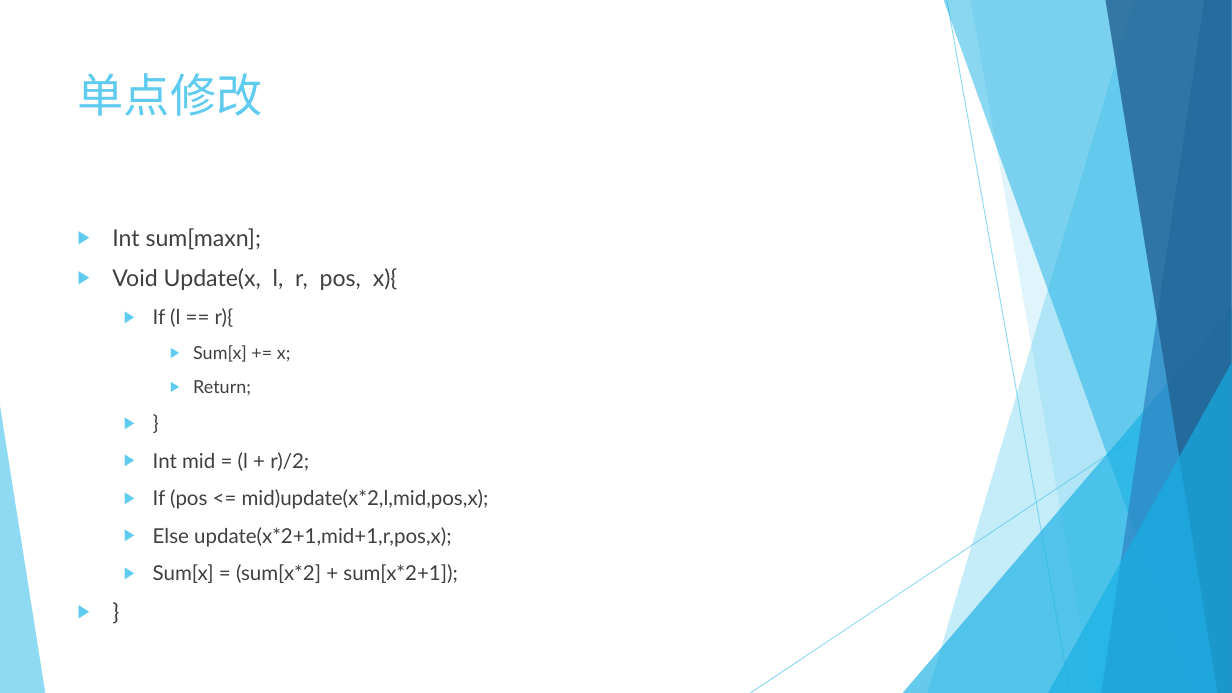
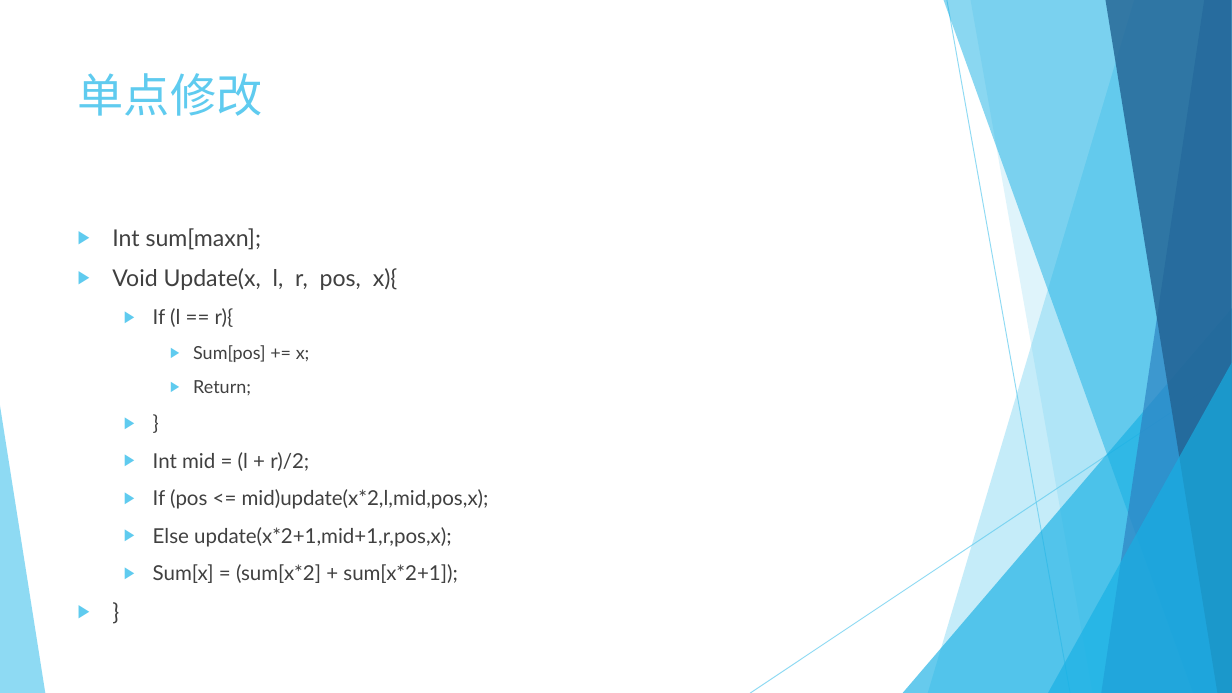
Before and after one commit to NJU-PPT-Maker/OI-PPT, a slide deck: slide 10 of slides/Data Structure/线段树.pptx (slide 5 before the commit). Drawn at 1232x693 pixels with LibreOffice and Linux fonts; fonts in the diff are those of the drawing. Boxes give left, top, right and bottom in pixels: in the first picture for what was removed or moved away, otherwise in the second. Text is boxed around its words. In the diff, an @@ line names an element or a change of style, - is before the commit and + after.

```diff
--- a/slides/Data Structure/线段树.pptx
+++ b/slides/Data Structure/线段树.pptx
@@ text at (x1=193, y1=345, x2=310, y2=362): text changed @@
-    ▶ Sum[x] += x;
+    ▶ Sum[pos] += x;
```
Also in this commit, not shown: 2 other slides changed, 5 slides added, 2 other files.
